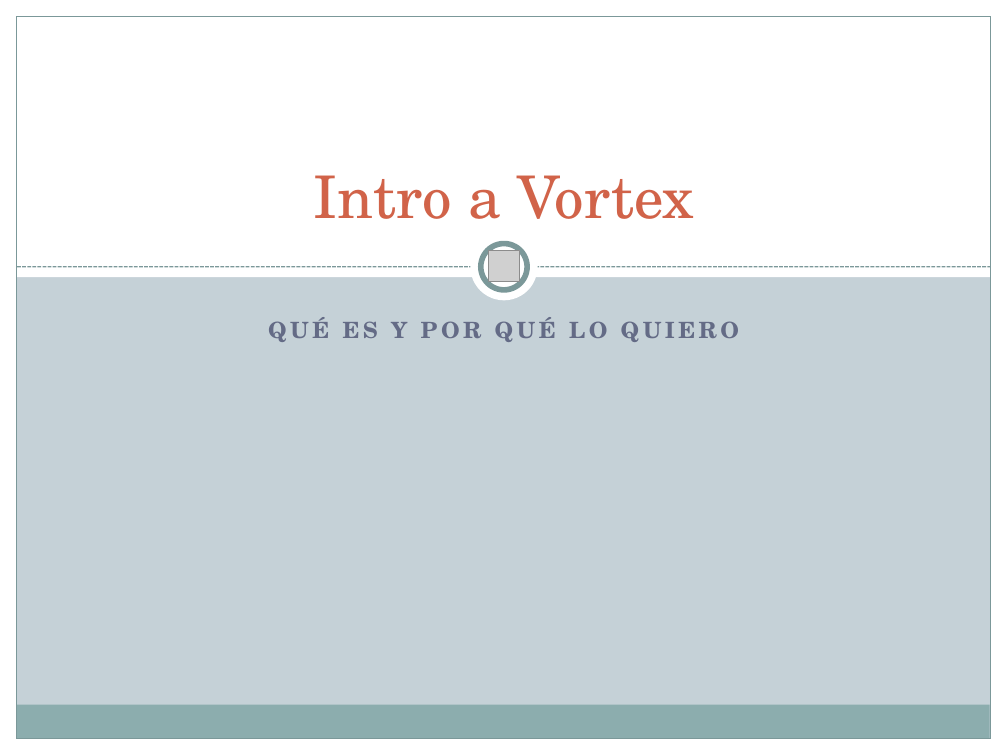
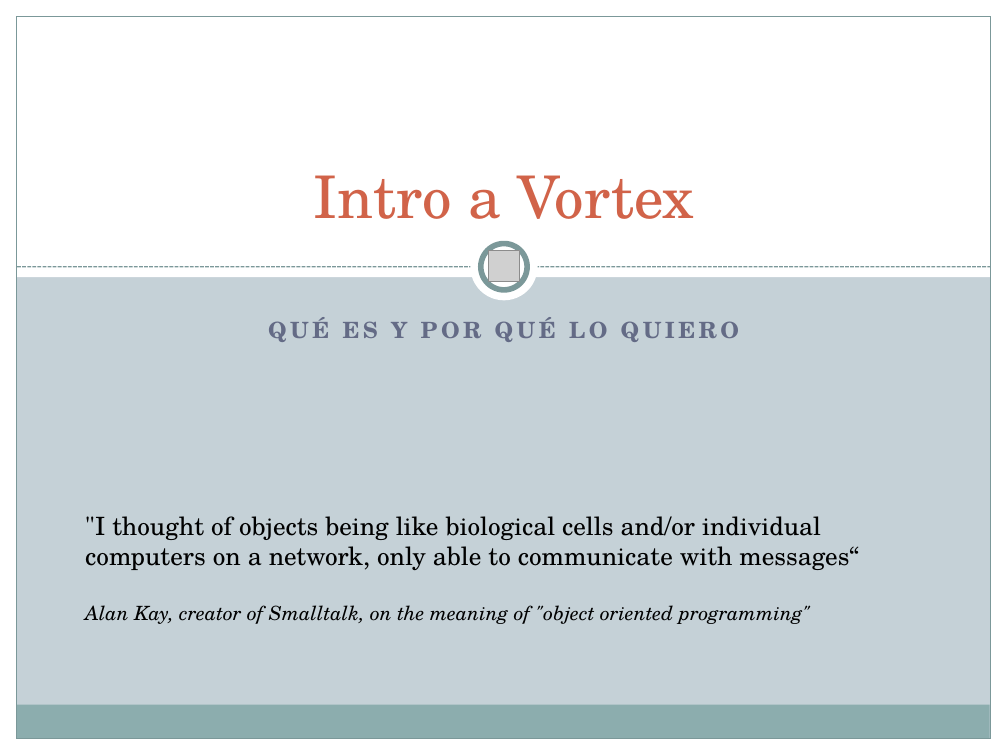
Before and after one commit to kfgodel/vortex, a slide deck: slide 1 of Documentacion/Publicable/Borradores/Intro a Vortex.pptx. Drawn at 1008x756 pixels with LibreOffice and Linux fonts; fonts in the diff are those of the drawing; grey boxes stand for pictures. Boxes give left, top, right and bottom in pixels: in the first picture for what was removed or moved away, otherwise in the second. Text is boxed around its words. In the diff, an @@ line names an element or a change of style, - is before the commit and + after.

```diff
--- a/Documentacion/Publicable/Borradores/Intro a Vortex.pptx
+++ b/Documentacion/Publicable/Borradores/Intro a Vortex.pptx
@@ text added at (85,516,859,624), 18 pt, text #000000 @@
+"I thought of objects being like biological cells and/or individual computers on a network, only able to communicate with messages“
+Alan Kay, creator of Smalltalk, on the meaning of "object oriented programming"
```
Also in this commit, not shown: 1 other slide changed, 4 other files.
